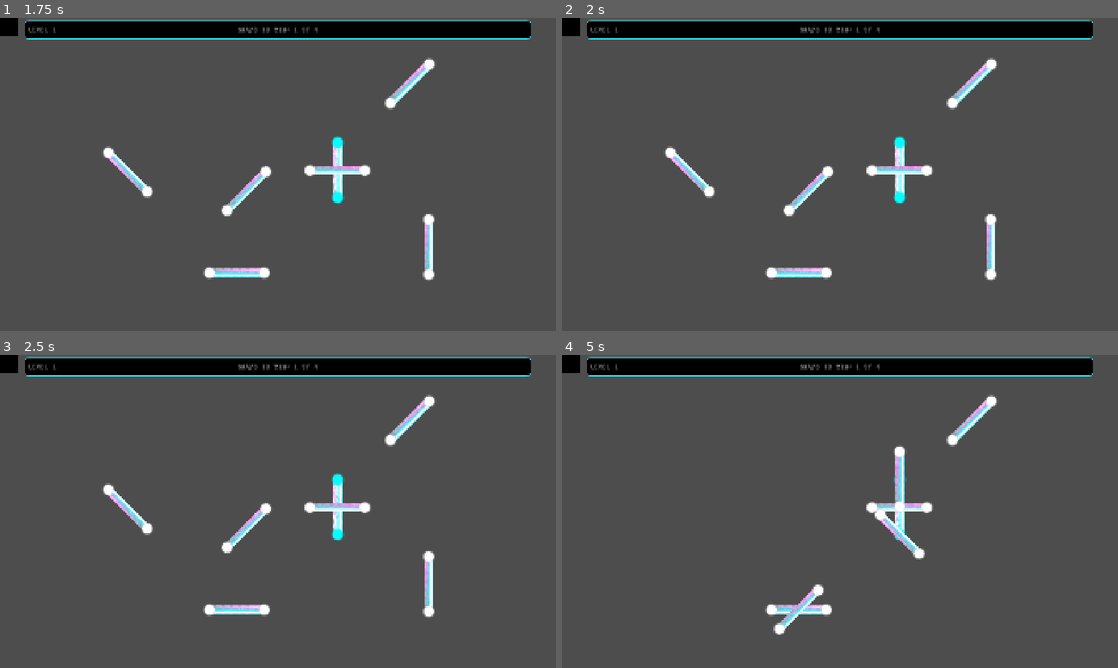
Above: before the commit, frames 1-4 (two rows, left to right).
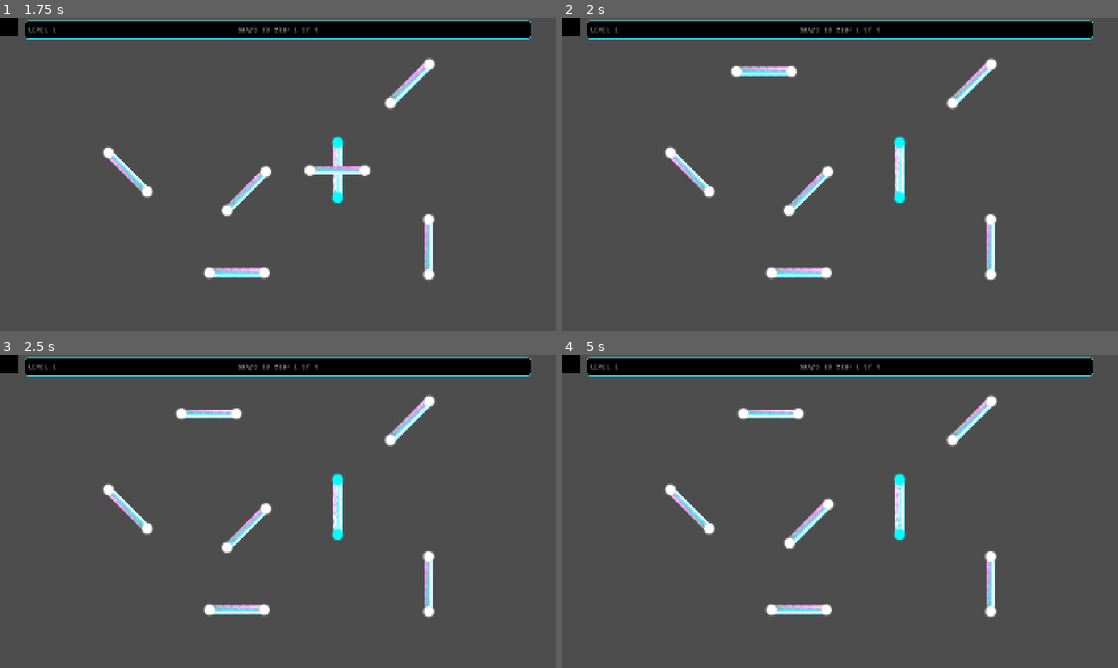
Above: after the commit, the same moments.

Repository: CarlesRa/Harmony-Waves
Game: Godot game, scene res://scenes/main_game.tscn
The game is run twice, just before and just after one commit, with the same random seed, the same clock (stepped at 60 frames per second) and the same inputs. Video files are missing from this copy of the repository; at most half a second of black plays in their place. Sound files missing from this copy of the repository are replaced by a short silence.
Inputs (mouse positions are in pixels of both pictures, inside the frame that each line leads up to):
- Up to frame 1 (1.75 s): tap Enter at 0.5 s; drag from (339, 171) to (211, 77) at 0.52 s; drag from (211, 77) to (339, 171) at 1.27 s
- Up to frame 2 (2 s): no input
- Up to frame 3 (2.5 s): move the mouse to (239, 608) at 2.02 s; click (239, 608) at 2.17 s
- Up to frame 4 (5 s): drag from (990, 583) to (901, 480) at 2.77 s; drag from (689, 508) to (901, 533) at 3.52 s; drag from (806, 527) to (801, 608) at 4.27 s

Frame 1 is identical in both runs. In frame 2, 0.7% of the frame differs, in the area x 30-67%, y 15-51%; in frame 3, 0.7%; in frame 4, 2.7%, in the area x 18-79%, y 17-90%.

Commit message:
add new wave and refactor audio sync functions

Diff:
--- a/scenes/levels/level_01.tscn
+++ b/scenes/levels/level_01.tscn
@@ -2,10 +2,10 @@
 
 [ext_resource type="PackedScene" uid="uid://bpgkikg2nlrl0" path="res://scenes/shared/wave_piece_base.tscn" id="1_m802k"]
 [ext_resource type="Script" uid="uid://daqf7o0ti5gby" path="res://scripts/levels/level_01.gd" id="1_qdh5e"]
-[ext_resource type="AudioStream" uid="uid://c4m85kylm8wra" path="res://assets/music/square/square_01.wav" id="3_50wog"]
-[ext_resource type="AudioStream" uid="uid://tqjgub0admj6" path="res://assets/music/square/square_02.wav" id="4_1ey3t"]
-[ext_resource type="AudioStream" uid="uid://besr7trifd5mk" path="res://assets/music/square/square_03.wav" id="5_t0hvh"]
-[ext_resource type="AudioStream" uid="uid://cy6cqy7i1upw3" path="res://assets/music/square/square_04.wav" id="6_50wog"]
+[ext_resource type="AudioStream" uid="uid://pmfoup5lhss4" path="res://assets/music/square/square01.mp3" id="3_50wog"]
+[ext_resource type="AudioStream" uid="uid://bqrggre4xwvtj" path="res://assets/music/square/square02.mp3" id="4_1ey3t"]
+[ext_resource type="AudioStream" uid="uid://bsyi4nwxur3r0" path="res://assets/music/square/square03.mp3" id="5_t0hvh"]
+[ext_resource type="AudioStream" uid="uid://c36qyiagarmpo" path="res://assets/music/square/square04.mp3" id="6_kfebt"]
 
 [node name="Level_01" type="Node2D"]
 script = ExtResource("1_qdh5e")
@@ -38,7 +38,7 @@
 
 [node name="WavePiece4" parent="." instance=ExtResource("1_m802k")]
 position = Vector2(952, 420)
-music_stream = ExtResource("6_50wog")
+music_stream = ExtResource("6_kfebt")
 C1_connector_id = 4
 C1_target_id = -1
 C2_connector_id = 5
--- a/scripts/audio_manager.gd
+++ b/scripts/audio_manager.gd
@@ -1,76 +1,108 @@
 extends Node
 
-const AUDIO_LATENCY_COMPENSATION: float = 0.072
+const AUDIO_LATENCY_COMPENSATION: float = 0.05
 
 var bpm: float = 120.0
 var beat_duration: float
-var loop_duration: float = 4.0  # Beats
-var current_time: float = 0.0
+var loop_duration: float = 4.0  # Beats en el loop
+
+var master_clock: AudioStreamPlayer
+var reference_start_time: float = 0.0
 var is_playing: bool = false
 
 var sfx_players: Array[AudioStreamPlayer] = []
 const MAX_SFX_PLAYERS: int = 4
 
 func _ready() -> void:
-    _calculate_beat_duration()
-    _setup_sfx()
+	_calculate_beat_duration()
+	_setup_master_clock()
+	_setup_sfx()
 
-func _process(delta: float) -> void:
-    if is_playing:
-        current_time += delta
+func _setup_master_clock() -> void:
+	master_clock = AudioStreamPlayer.new()
+	add_child(master_clock)
+	master_clock.bus = "Master"
+	master_clock.volume_db = -80
 
 func _setup_sfx() -> void:
-    for i in range(MAX_SFX_PLAYERS):
-        var player = AudioStreamPlayer.new()
-        add_child(player)
-        player.bus = "Master"
-        sfx_players.append(player)
+	for i in range(MAX_SFX_PLAYERS):
+		var player = AudioStreamPlayer.new()
+		add_child(player)
+		player.bus = "Master"
+		sfx_players.append(player)
 
 func setup_level(level_bpm: float, level_loop_duration: float) -> void:
-    bpm = level_bpm
-    loop_duration = level_loop_duration
-    _calculate_beat_duration()
+	bpm = level_bpm
+	loop_duration = level_loop_duration
+	_calculate_beat_duration()
 
 func _calculate_beat_duration() -> void:
-    beat_duration = 60.0 / bpm
+	beat_duration = 60.0 / bpm
 
 func get_loop_position() -> float:
-    var total_loop_time = loop_duration * beat_duration
-    return fmod(current_time, total_loop_time)
+	if not is_playing or not master_clock.playing:
+		return 0.0
+
+	var playback_pos = master_clock.get_playback_position()
+	var total_time = playback_pos + AudioServer.get_time_since_last_mix()
+	# Compensate Audio latency
+	total_time -= AudioServer.get_output_latency()
+
+	var total_loop_time = loop_duration * beat_duration
+	return fmod(total_time, total_loop_time)
+
+func get_precise_loop_position() -> float:
+	"""Versión más precisa usando el bus de audio"""
+	if not is_playing:
+		return 0.0
+
+	var time = AudioServer.get_time_to_next_mix() + AudioServer.get_time_since_last_mix()
+	var elapsed = reference_start_time + time
+	var total_loop_time = loop_duration * beat_duration
+
+	return fmod(elapsed, total_loop_time)
 
 func get_time_to_next_loop() -> float:
-    var loop_time = loop_duration * beat_duration
-    var current_pos = get_loop_position()
-    return loop_time - current_pos
+	var loop_time = loop_duration * beat_duration
+	var current_pos = get_loop_position()
+	return loop_time - current_pos
 
 func start_music() -> void:
-    is_playing = true
-    current_time = 0.0
+	is_playing = true
+	reference_start_time = 0.0
+
+	if master_clock.stream == null:
+		var silence = AudioStreamGenerator.new()
+		silence.mix_rate = 44100
+		master_clock.stream = silence
+
+	master_clock.play()
 
 func reset() -> void:
-    is_playing = false
-    current_time = 0.0
+	is_playing = false
+	reference_start_time = 0.0
+	if master_clock:
+		master_clock.stop()
 
 func play_sfx(sound: AudioStream) -> void:
-    if not sound:
-        return
+	if not sound:
+		return
+	for player in sfx_players:
+		if not player.playing:
+			player.stream = sound
+			player.play()
+			return
 
-    for player in sfx_players:
-        if not player.playing:
-            player.stream = sound
-            player.play()
-            return
-
-    sfx_players[0].stream = sound
-    sfx_players[0].play()
+	sfx_players[0].stream = sound
+	sfx_players[0].play()
 
 func stop_sfx(sound: AudioStream) -> void:
-    if not sound:
-        return
-    for player in sfx_players:
-        if player.playing and player.stream == sound:
-            player.stop()
+	if not sound:
+		return
+	for player in sfx_players:
+		if player.playing and player.stream == sound:
+			player.stop()
 
 func stop_all_sfx() -> void:
-    for player in sfx_players:
-        player.stop()
+	for player in sfx_players:
+		player.stop()
--- a/scripts/shared/game_limit_area.gd
+++ b/scripts/shared/game_limit_area.gd
@@ -7,3 +7,4 @@
 		var piece: WavePiece = area
 		if piece.is_dragging:
 			piece.is_dragging = false
+			piece.return_to_original_position()
--- a/scripts/shared/wave_piece.gd
+++ b/scripts/shared/wave_piece.gd
@@ -80,23 +80,27 @@
 
 	if not AudioManager.is_playing:
 		AudioManager.start_music()
+		audio_player.stream = music_stream
 		audio_player.play()
+
 		if piece_sprite and piece_sprite.material:
 			piece_sprite.material.set_shader_parameter("is_playing", true)
-			return
-
-	var current_loop_position = AudioManager.get_loop_position()
-	var adjusted_position = current_loop_position + AudioManager.AUDIO_LATENCY_COMPENSATION
-	var loop_length = audio_player.stream.get_length()
-	if adjusted_position >= loop_length:
-		adjusted_position = fmod(adjusted_position, loop_length)
-
-	audio_player.stream_paused = false
-	audio_player.play()
-	audio_player.seek(adjusted_position)
+		return
+
+	var loop_position = AudioManager.get_loop_position()
+	var loop_length = music_stream.get_length()
+	var sync_position = fmod(loop_position, loop_length)
+
+	audio_player.stream = music_stream
+	audio_player.play(sync_position)
 
 	if piece_sprite and piece_sprite.material:
 		piece_sprite.material.set_shader_parameter("is_playing", true)
+
+func debug_sync() -> void:
+	print("Loop position: ", AudioManager.get_loop_position())
+	print("Audio player position: ", audio_player.get_playback_position())
+	print("Difference: ", abs(AudioManager.get_loop_position() - audio_player.get_playback_position()))
 
 func stop_audio() -> void:
 	audio_player.stop()
@@ -127,6 +131,7 @@
 
 func _try_snap_on_release() -> bool:
 	if colliding_targets.is_empty():
+		return_to_original_position()
 		return false
 
 	var valid_connections = []
@@ -139,7 +144,7 @@
 			valid_connections.append(info)
 
 	if valid_connections.is_empty():
-		_return_to_original_position()
+		return_to_original_position()
 		return false
 
 	var first_connection = valid_connections[0]
@@ -167,7 +172,7 @@
 	GameManager.current_snaps += 1
 	return true
 
-func _return_to_original_position() -> void:
+func return_to_original_position() -> void:
 	if error_sound:
 		AudioManager.play_sfx(error_sound)
 
Not shown, added: assets/music/rectangle/rectangle01.mp3
Not shown, added: assets/music/rectangle/rectangle02.mp3
Not shown, added: assets/music/rectangle/rectangle03.mp3
Not shown, added: assets/music/rectangle/rectangle04.mp3
Not shown, added: assets/music/rectangle/rectangle05.mp3
Not shown, added: assets/music/rectangle/rectangle06.mp3
Not shown, added: assets/music/square/square01.mp3
Not shown, added: assets/music/square/square02.mp3
Not shown, added: assets/music/square/square03.mp3
Not shown, added: assets/music/square/square04.mp3
Not shown, removed: assets/music/square/square_01.wav
Not shown, removed: assets/music/square/square_02.wav
(and 2 more such lines)
